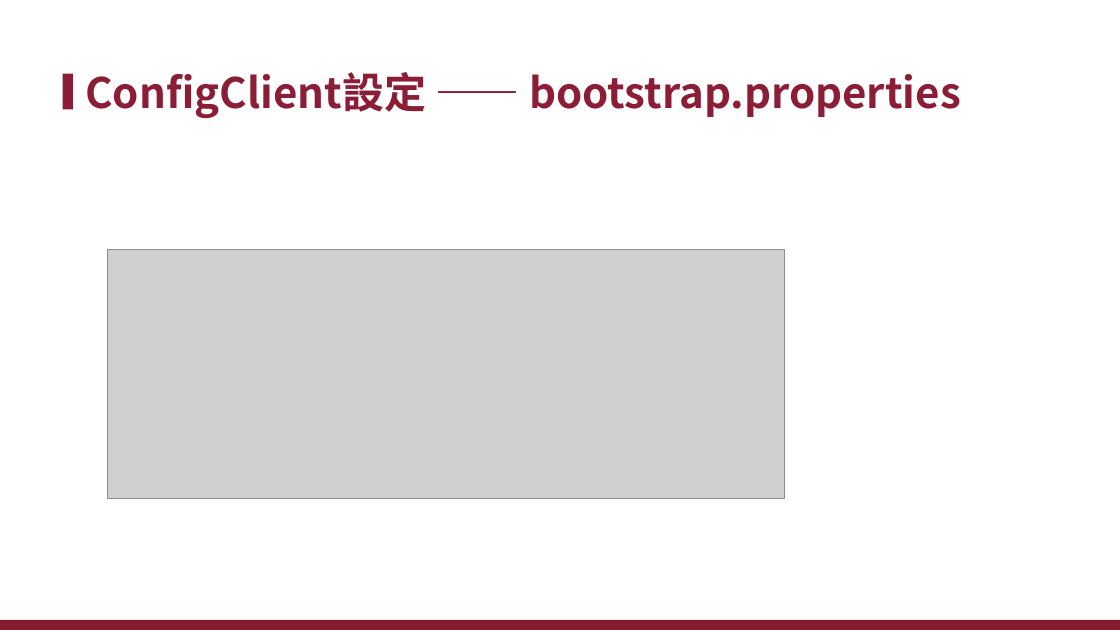
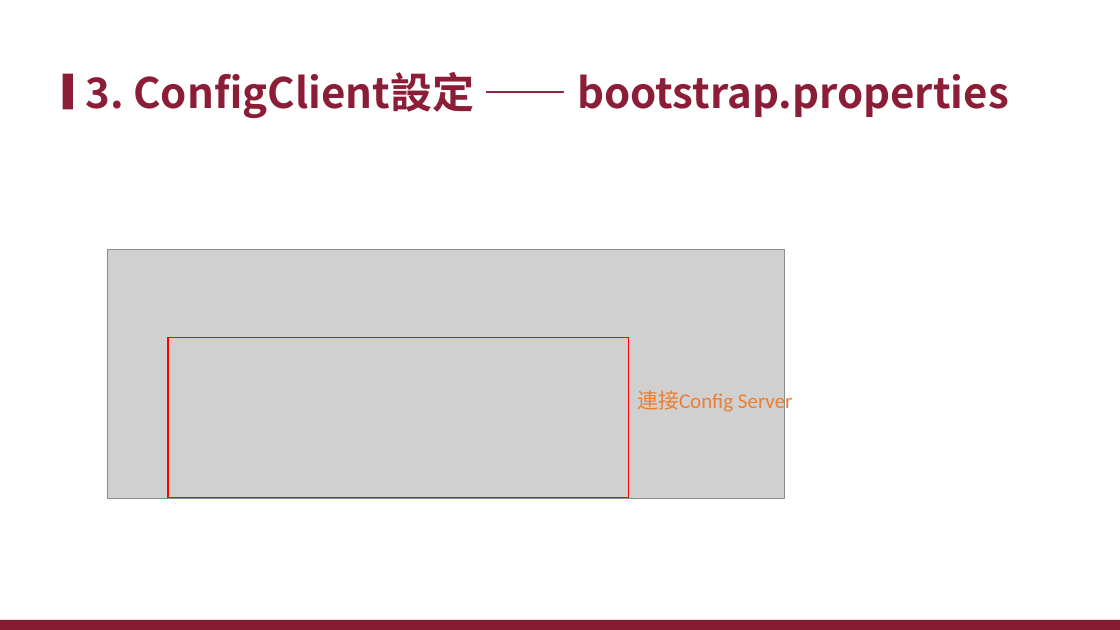
Before and after one commit to xiauchen/4__ConfigAndConsul, a slide deck: slide 24 of 空白PPT.pptx (slide 17 before the commit). Drawn at 1120x630 pixels with LibreOffice and Linux fonts; fonts in the diff are those of the drawing; grey boxes stand for pictures; background and template pictures are left out. Boxes give left, top, right and bottom in pixels: in the first picture for what was removed or moved away, otherwise in the second. Text is boxed around its words. In the diff, an @@ line names an element or a change of style, - is before the commit and + after.

Commit message:
config ptt compleat'

```diff
--- a/空白PPT.pptx
+++ b/空白PPT.pptx
@@ title at <box>85,72,1009,118</box>: text changed @@
-ConfigClient設定 —— bootstrap.properties
+3. ConfigClient設定 —— bootstrap.properties
@@ rectangle added at <box>168,337,629,497</box>, outline #FF0000 1 pt @@
@@ text added at <box>637,390,793,414</box>, 18 pt, text #ED7D31 @@
+連接Config Server
```
Also in this commit, not shown: 13 other slides changed, 17 slides added, 10 slides removed, 4 other files.
